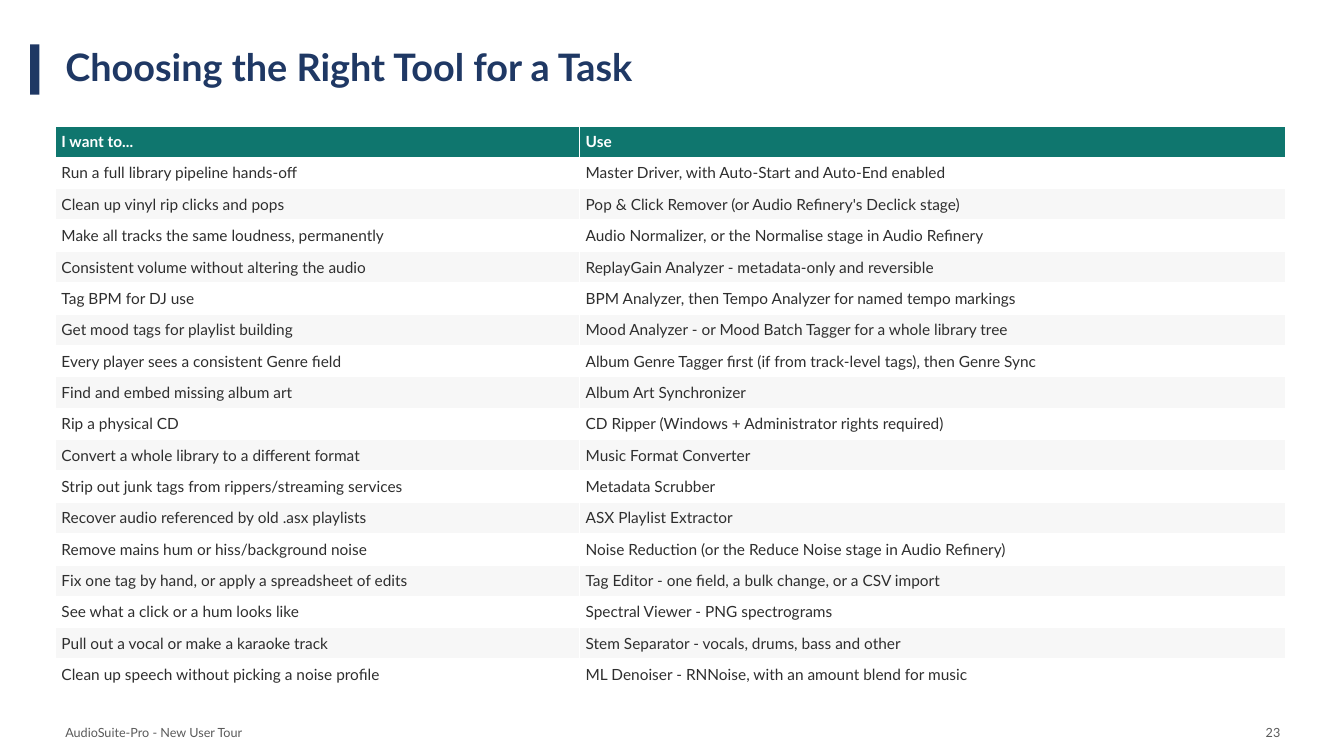
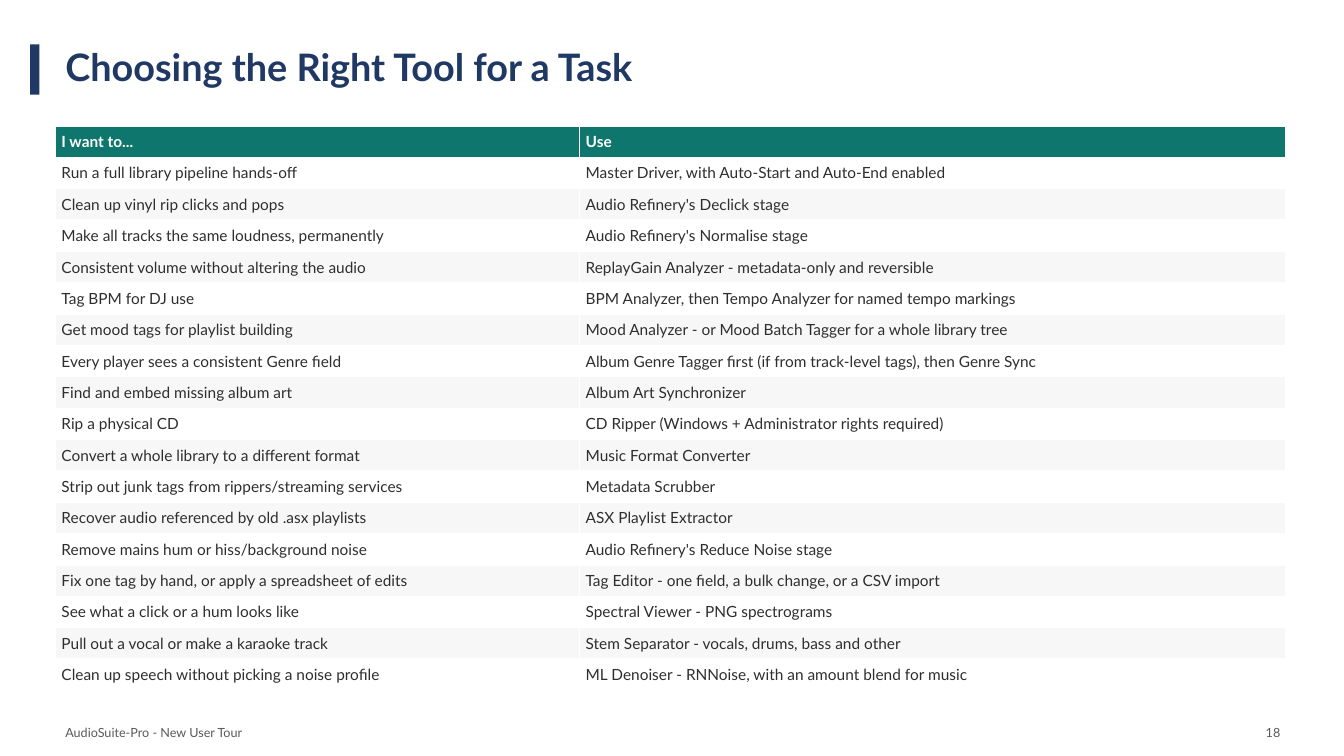
Before and after one commit to wilte01/AudioSuite-Pro, a slide deck: slide 21 of documentation/user_guides/suite_overview/AudioSuite-Pro_New_User_Presentation.pptx (slide 23 before the commit). Drawn at 1344x756 pixels with LibreOffice and Linux fonts; fonts in the diff are those of the drawing. Boxes give left, top, right and bottom in pixels: in the first picture for what was removed or moved away, otherwise in the second. Text is boxed around its words. In the diff, an @@ line names an element or a change of style, - is before the commit and + after.

```diff
--- a/documentation/user_guides/suite_overview/AudioSuite-Pro_New_User_Presentation.pptx
+++ b/documentation/user_guides/suite_overview/AudioSuite-Pro_New_User_Presentation.pptx
@@ table at [55,126,1286,691] @@
-row 3, column 2: Pop & Click Remover (or Audio Refinery's Declick stage)
+row 3, column 2: Audio Refinery's Declick stage
-row 4, column 2: Audio Normalizer, or the Normalise stage in Audio Refinery
+row 4, column 2: Audio Refinery's Normalise stage
-row 14, column 2: Noise Reduction (or the Reduce Noise stage in Audio Refinery)
+row 14, column 2: Audio Refinery's Reduce Noise stage
@@ text at [1266,728,1281,737]: text changed @@
-23
+18
```
Also in this commit, not shown: 17 other slides changed, 2 slides removed, 18 other files.
